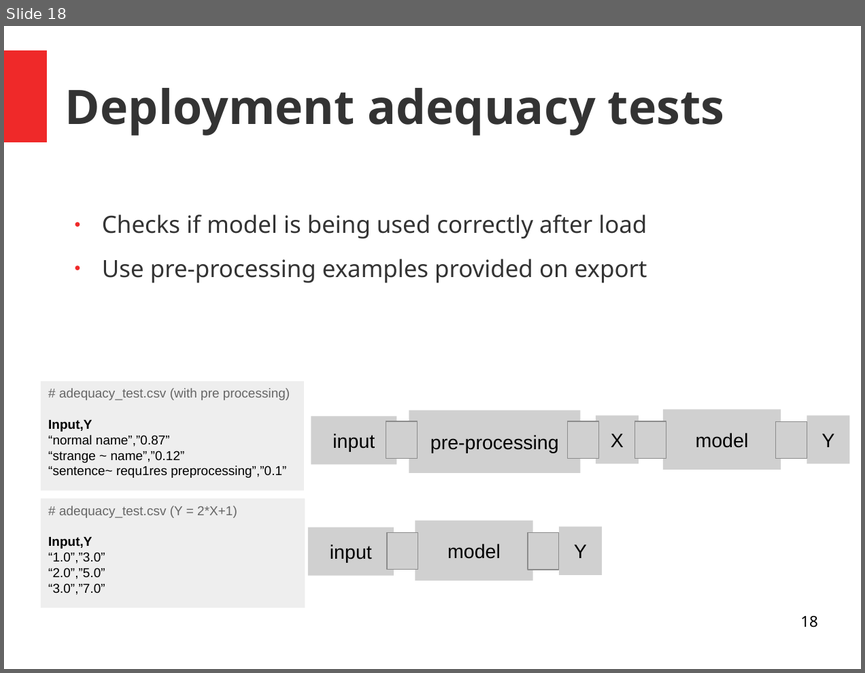
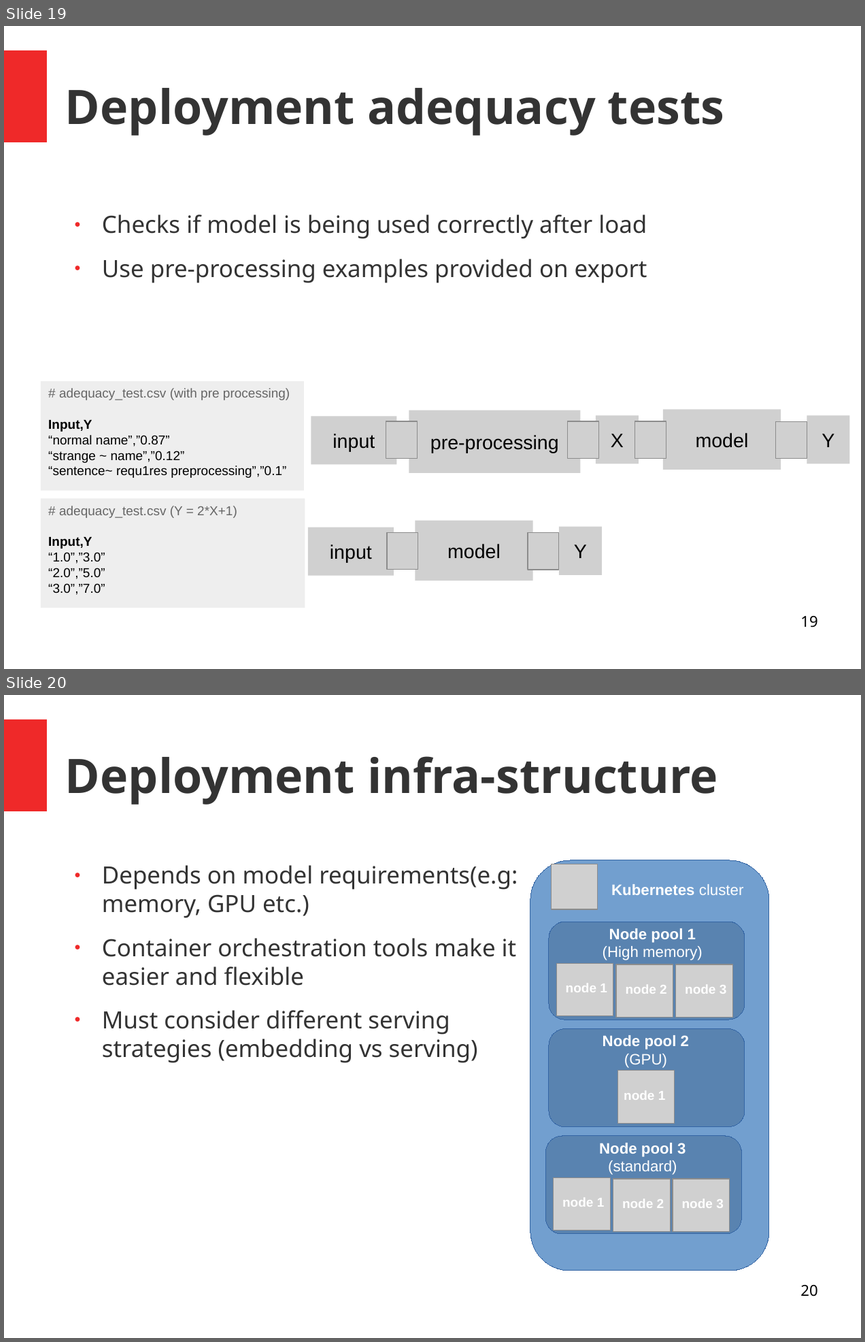
Before and after one commit to andrefsp/models-to-production, a slide deck: models-to-production.odp. Shown one above the other, each under a label of ours: slide 18 before the commit, slides 19 and 20 after it. The pictures are 865x673 and 865x1342 pixels, drawn with LibreOffice and Linux fonts; fonts in the diff are those of the drawing; grey boxes stand for pictures. Boxes give left, top, right and bottom in pixels: in the first picture for what was removed or moved away, otherwise in the second. Text is boxed around its words. In the diff, an @@ line names an element or a change of style, - is before the commit and + after.

```diff
--- a/models-to-production.odp
+++ b/models-to-production.odp
@@ slide 20 added at bbox=[4, 695, 861, 1338], background #FFFFFF; not listed: 1 template element that a slide beside it also shows @@
@@ title added at bbox=[65, 756, 717, 804], 44 pt, text #333333, bold @@
+Deployment infra-structure
@@ text added at bbox=[102, 865, 517, 1063], 22 pt, text #333333 @@
+● Depends on model requirements(e.g: memory, GPU etc.)
+● Container orchestration tools make it easier and flexible
+● Must consider different serving strategies (embedding vs serving)
@@ rounded rectangle added at bbox=[530, 861, 769, 1271], fill #729FCF, outline #3465A4 0 pt @@
@@ picture added at bbox=[551, 864, 598, 910] @@
@@ text added at bbox=[611, 884, 744, 895], 14 pt, text #FFFFFF, bold @@
+Kubernetes cluster
@@ rounded rectangle added at bbox=[549, 921, 745, 1019], fill #5983B0, outline #3465A4 0 pt @@
@@ text added at bbox=[602, 928, 702, 960], 14 pt, text #FFFFFF @@
+Node pool 1
+(High memory)
@@ picture added at bbox=[557, 963, 613, 1016] @@
@@ picture added at bbox=[616, 965, 672, 1018] @@
@@ picture added at bbox=[676, 965, 732, 1018] @@
@@ text added at bbox=[566, 983, 607, 992], 12 pt, text #FFFFFF, bold @@
+node 1
@@ text added at bbox=[626, 985, 667, 994], 12 pt, text #FFFFFF, bold @@
+node 2
@@ text added at bbox=[685, 985, 727, 994], 12 pt, text #FFFFFF, bold @@
+node 3
@@ rounded rectangle added at bbox=[549, 1029, 745, 1127], fill #5983B0, outline #3465A4 0 pt @@
@@ text added at bbox=[602, 1035, 689, 1068], 14 pt, text #FFFFFF, bold @@
+Node pool 2
+(GPU)
@@ picture added at bbox=[617, 1070, 674, 1123] @@
@@ text added at bbox=[623, 1091, 666, 1100], 12 pt, text #FFFFFF, bold @@
+node 1
@@ rounded rectangle added at bbox=[546, 1136, 742, 1234], fill #5983B0, outline #3465A4 0 pt @@
@@ text added at bbox=[599, 1142, 685, 1174], 14 pt, text #FFFFFF @@
+Node pool 3
+(standard)
@@ picture added at bbox=[553, 1178, 611, 1231] @@
@@ picture added at bbox=[613, 1178, 670, 1232] @@
@@ picture added at bbox=[672, 1178, 730, 1232] @@
@@ text added at bbox=[562, 1198, 604, 1206], 12 pt, text #FFFFFF, bold @@
+node 1
@@ text added at bbox=[622, 1199, 664, 1208], 12 pt, text #FFFFFF, bold @@
+node 2
@@ text added at bbox=[682, 1199, 723, 1208], 12 pt, text #FFFFFF, bold @@
+node 3
@@ page number added at bbox=[800, 1285, 817, 1296], 14 pt, text #000000 @@
+20
@@ what was slide 18 is now slide 19 @@
@@ page number at bbox=[800, 616, 817, 627]: text changed @@
-18
+19
```
Also in this commit, not shown: 8 slides changed, 1 other slide added, 2 other files.
